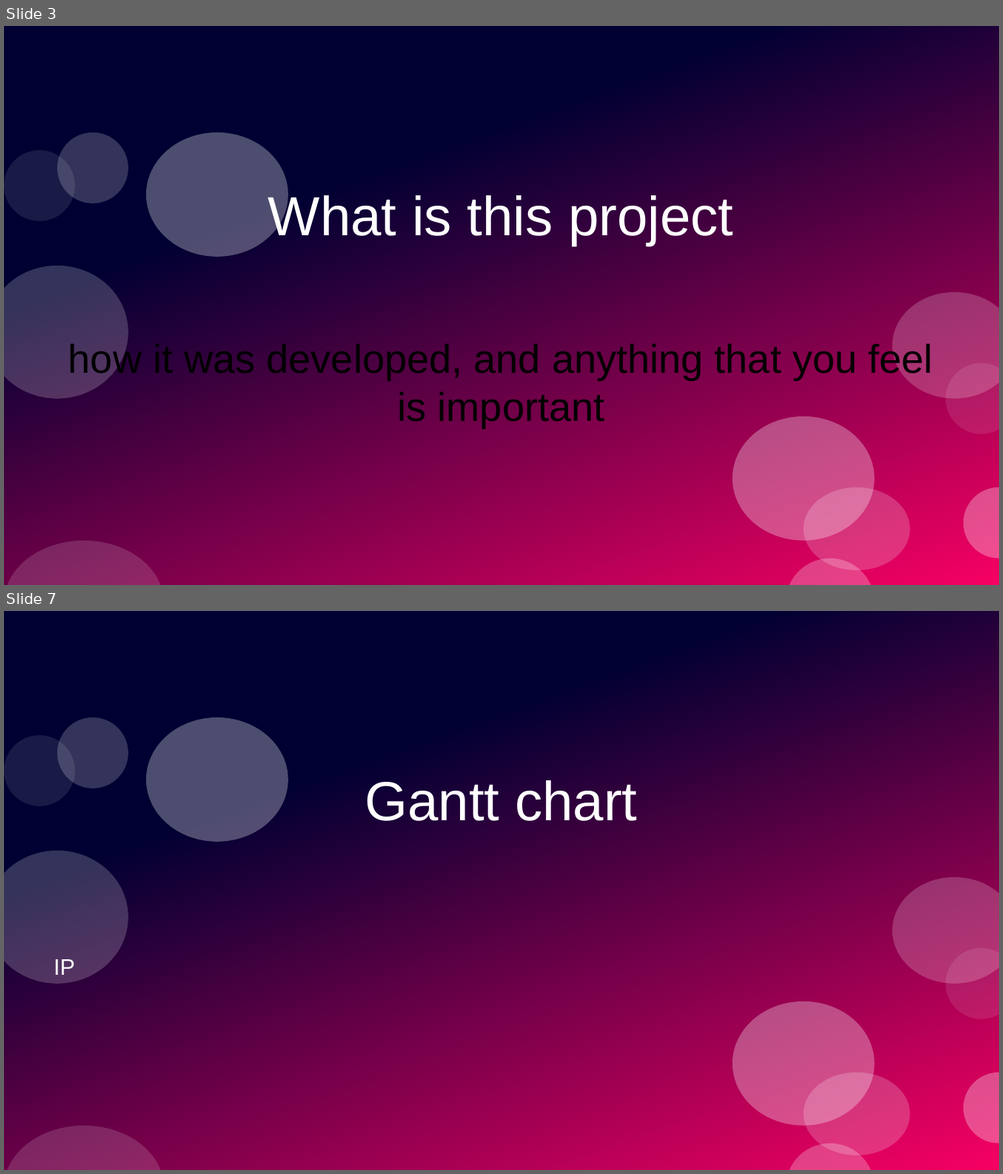
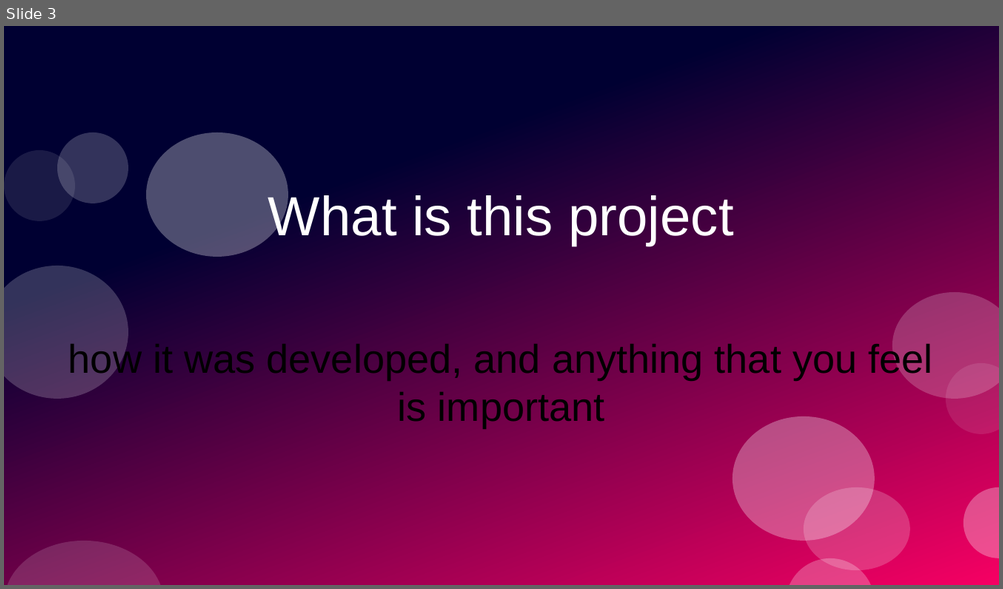
Before and after one commit to PrototypeProto/COP_4331_Small-Project, a slide deck: Pres.pptx. Shown one above the other, each under a label of ours: slides 3 and 7 before the commit, slide 3 after it; the slides between them are not shown. The pictures are 1003x1174 and 1003x589 pixels, drawn with LibreOffice and Linux fonts; fonts in the diff are those of the drawing. Boxes give left, top, right and bottom in pixels: in the first picture for what was removed or moved away, otherwise in the second. Text is boxed around its words. In the diff, an @@ line names an element or a change of style, - is before the commit and + after.

```diff
--- a/Pres.pptx
+++ b/Pres.pptx
@@ slide 7 removed at bbox=[4, 611, 999, 1170], background #FFFFFF; not listed: 12 template elements that a slide beside it also shows @@
@@ title removed at bbox=[364, 780, 637, 821] @@
-Gantt chart
@@ subtitle removed at bbox=[54, 960, 75, 975] @@
-IP
```
Also in this commit, not shown: 2 slides changed, 5 slides added, 8 other slides removed.
